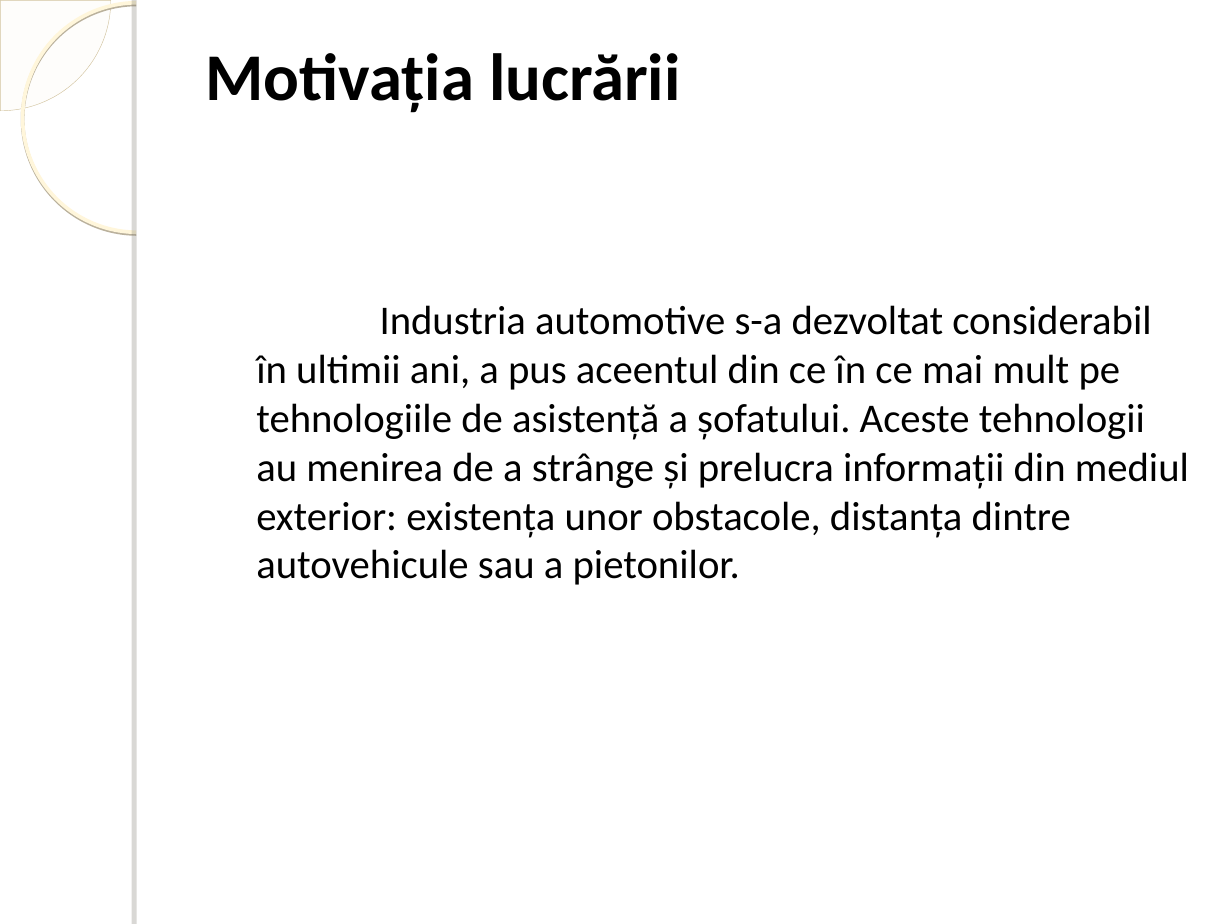
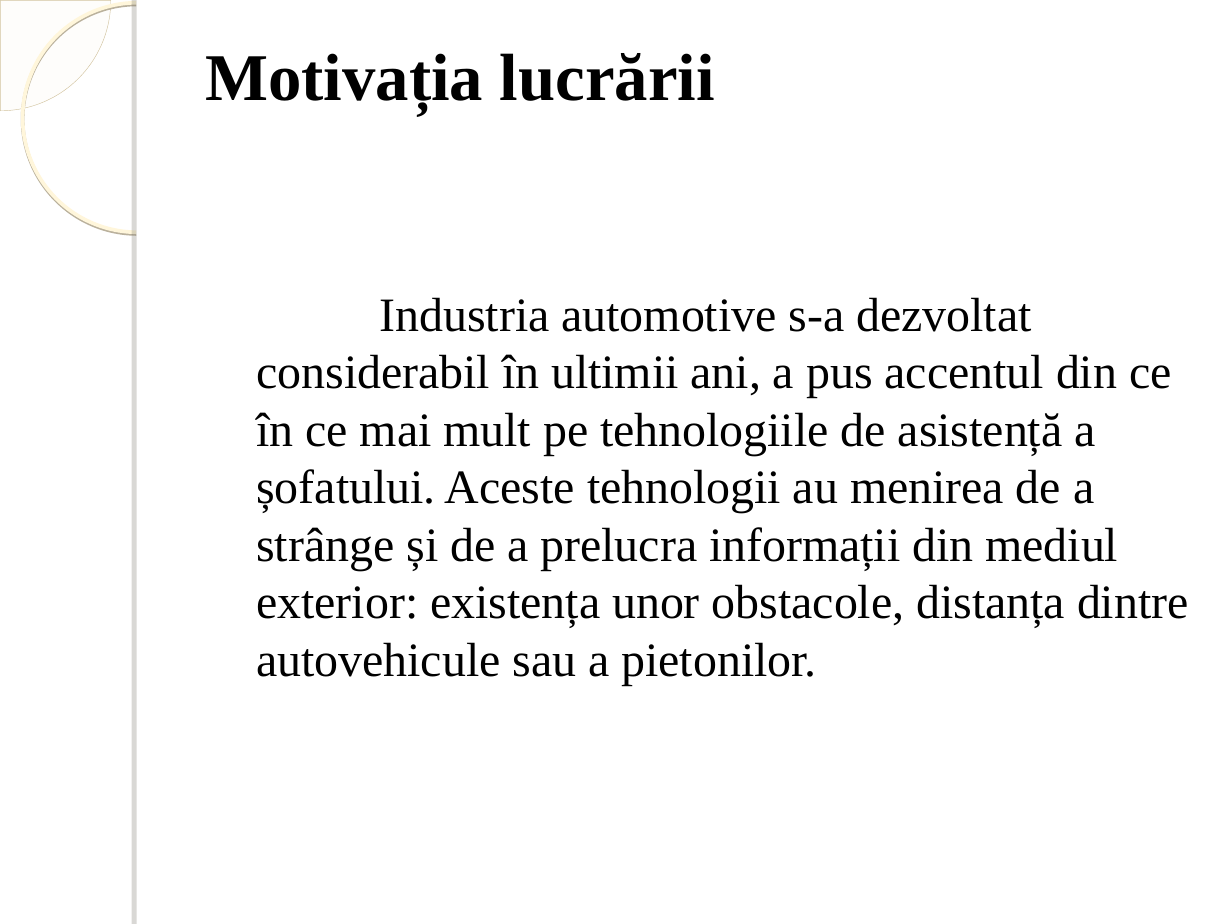
Before and after one commit to IoanaValentina/Licenta2019Musc-IoanaValentina, a slide deck: slide 4 of Line follower.ppt (slide 3 before the commit). Drawn at 1232x924 pixels with LibreOffice and Linux fonts; fonts in the diff are those of the drawing; background and template pictures are left out. Boxes give left, top, right and bottom in pixels: in the first picture for what was removed or moved away, otherwise in the second. Text is boxed around its words. In the diff, an @@ line names an element or a change of style, - is before the commit and + after.

```diff
--- a/Line follower.ppt
+++ b/Line follower.ppt
@@ title "Motivația lucrării" at [205, 53, 715, 113]: font Calibri to Times New Roman @@
@@ text at [256, 297, 1189, 686]: text changed; size 23.8 to 28 pt; font Calibri to Times New Roman @@
-Industria automotive s-a dezvoltat considerabil în ultimii ani, a pus aceentul din ce în ce mai mult pe tehnologiile de asistență a șofatului. Aceste tehnologii au menirea de a strânge și prelucra informații din mediul exterior: existența unor obstacole, distanța dintre autovehicule sau a pietonilor.
+Industria automotive s-a dezvoltat considerabil în ultimii ani, a pus accentul din ce în ce mai mult pe tehnologiile de asistență a șofatului. Aceste tehnologii au menirea de a strânge și de a prelucra informații din mediul exterior: existența unor obstacole, distanța dintre autovehicule sau a pietonilor.
```
Also in this commit, not shown: 11 other slides changed.
